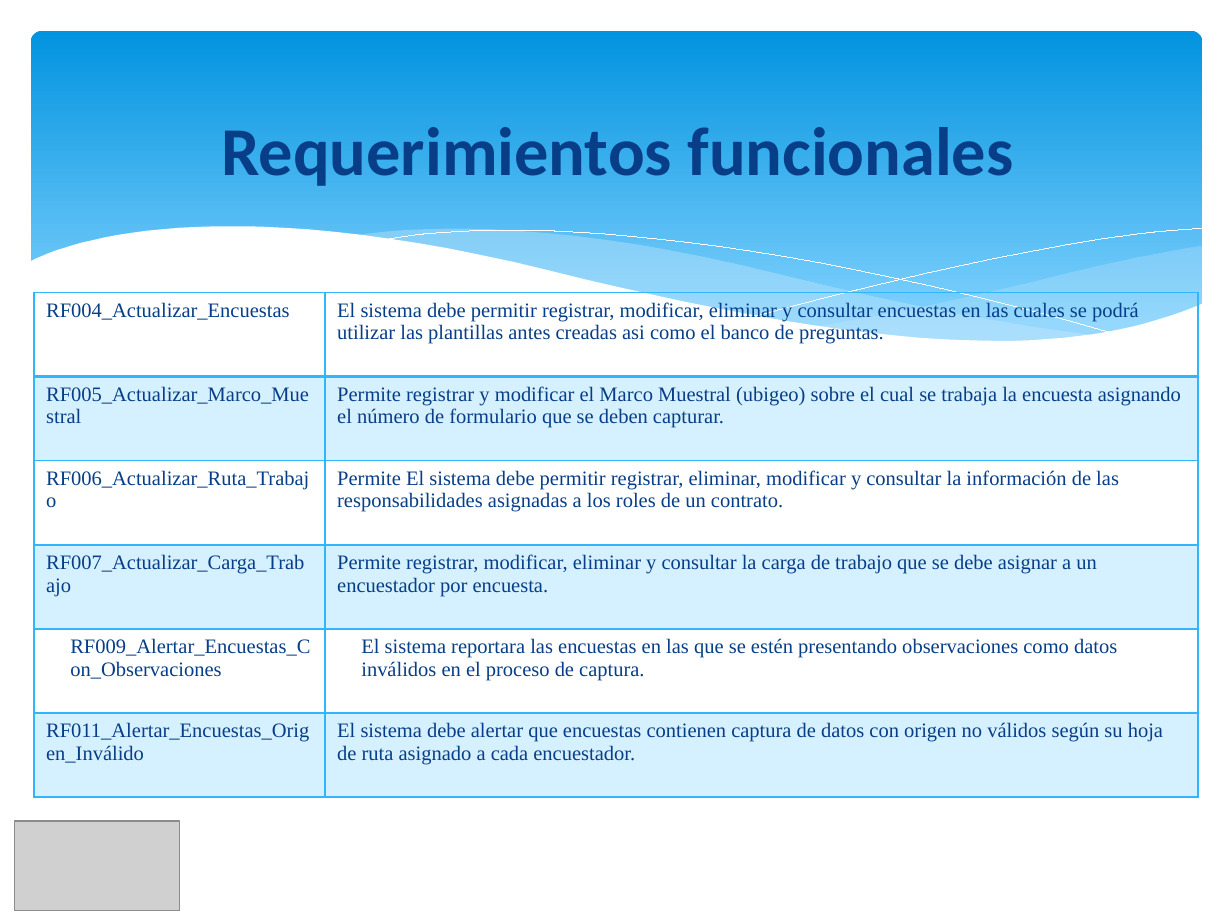
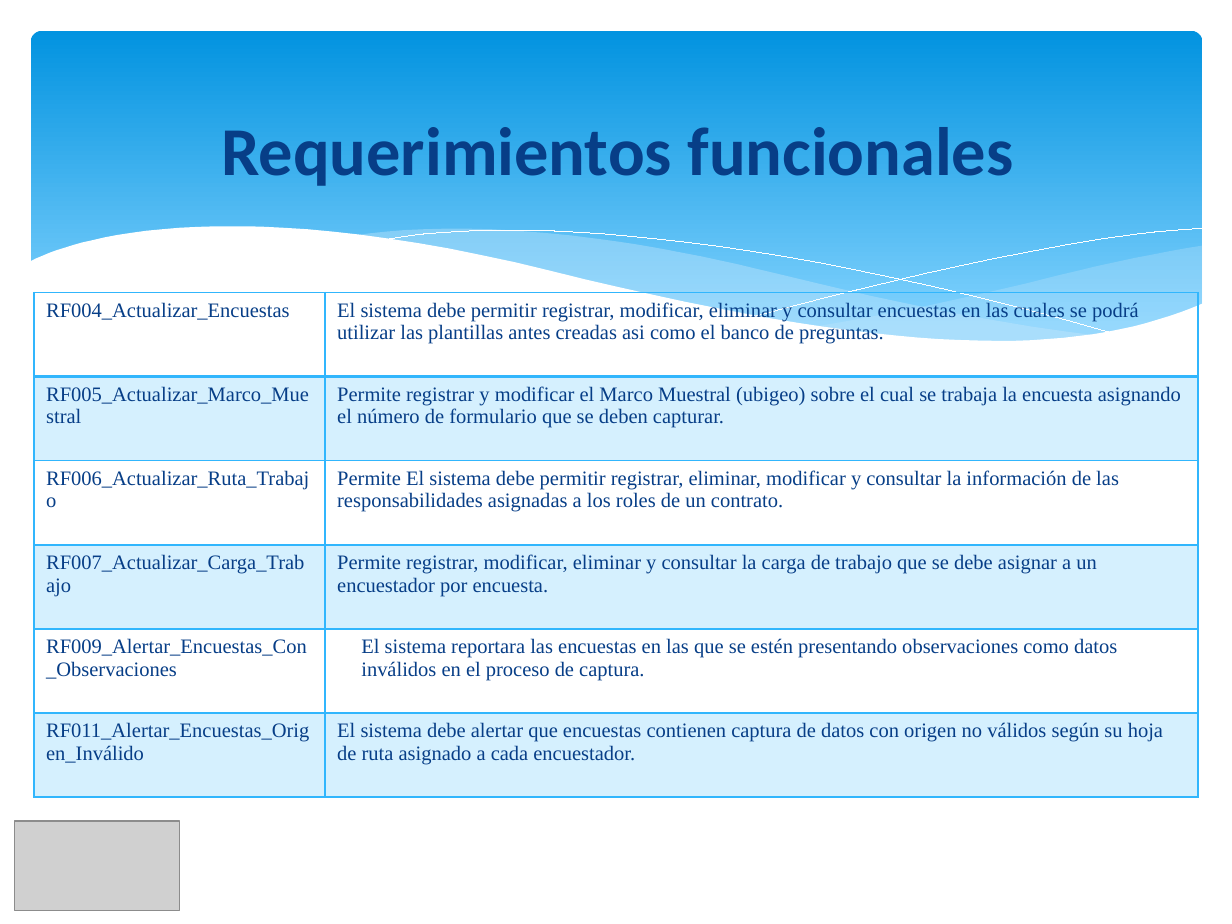
Before and after one commit to orlysemperfi/my-project-pi, a slide deck: slide 7 of PRESENTACION03-P2/PARCIAL/PPT PI2 PARCIAL.pptx. Drawn at 1232x924 pixels with LibreOffice and Linux fonts; fonts in the diff are those of the drawing; grey boxes stand for pictures. Boxes give left, top, right and bottom in pixels: in the first picture for what was removed or moved away, otherwise in the second. Text is boxed around its words. In the diff, an @@ line names an element or a change of style, - is before the commit and + after.

```diff
--- a/PRESENTACION03-P2/PARCIAL/PPT PI2 PARCIAL.pptx
+++ b/PRESENTACION03-P2/PARCIAL/PPT PI2 PARCIAL.pptx
@@ table at box(33, 293, 1198, 797) @@
@@ indent changed @@
```
Also in this commit, not shown: 7 other slides changed.
